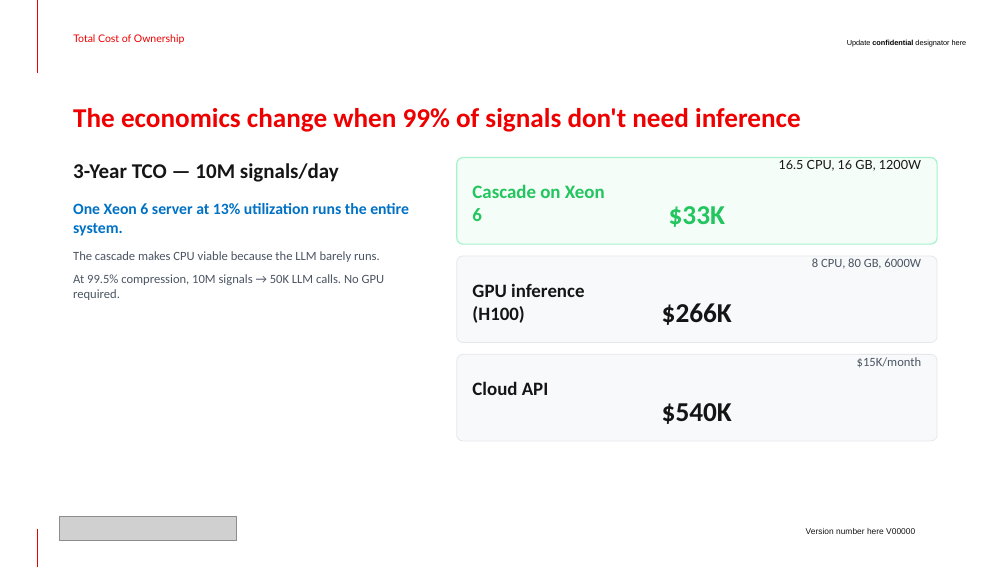
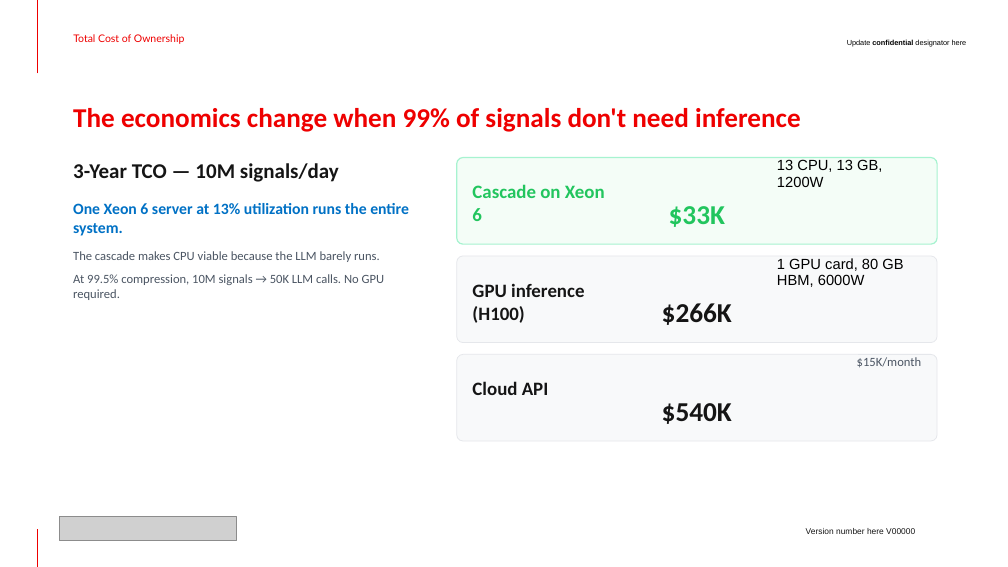
Before and after one commit to jkershawrh/cascade-compression, a slide deck: slide 6 of docs/Cascade-Compression-Whitepaper-Deck.pptx (slide 7 before the commit). Drawn at 1008x567 pixels with LibreOffice and Linux fonts; fonts in the diff are those of the drawing; grey boxes stand for pictures. Boxes give left, top, right and bottom in pixels: in the first picture for what was removed or moved away, otherwise in the second. Text is boxed around its words. In the diff, an @@ line names an element or a change of style, - is before the commit and + after.

```diff
--- a/docs/Cascade-Compression-Whitepaper-Deck.pptx
+++ b/docs/Cascade-Compression-Whitepaper-Deck.pptx
@@ table at <box>457,157,938,405</box> @@
-row 1, column 3: 16.5 CPU, 16 GB, 1200W
+row 1, column 3: 13 CPU, 13 GB, 1200W
@@ table at <box>457,256,938,504</box> @@
-row 1, column 3: 8 CPU, 80 GB, 6000W
+row 1, column 3: 1 GPU card, 80 GB HBM, 6000W
```
Also in this commit, not shown: 5 other slides changed.
